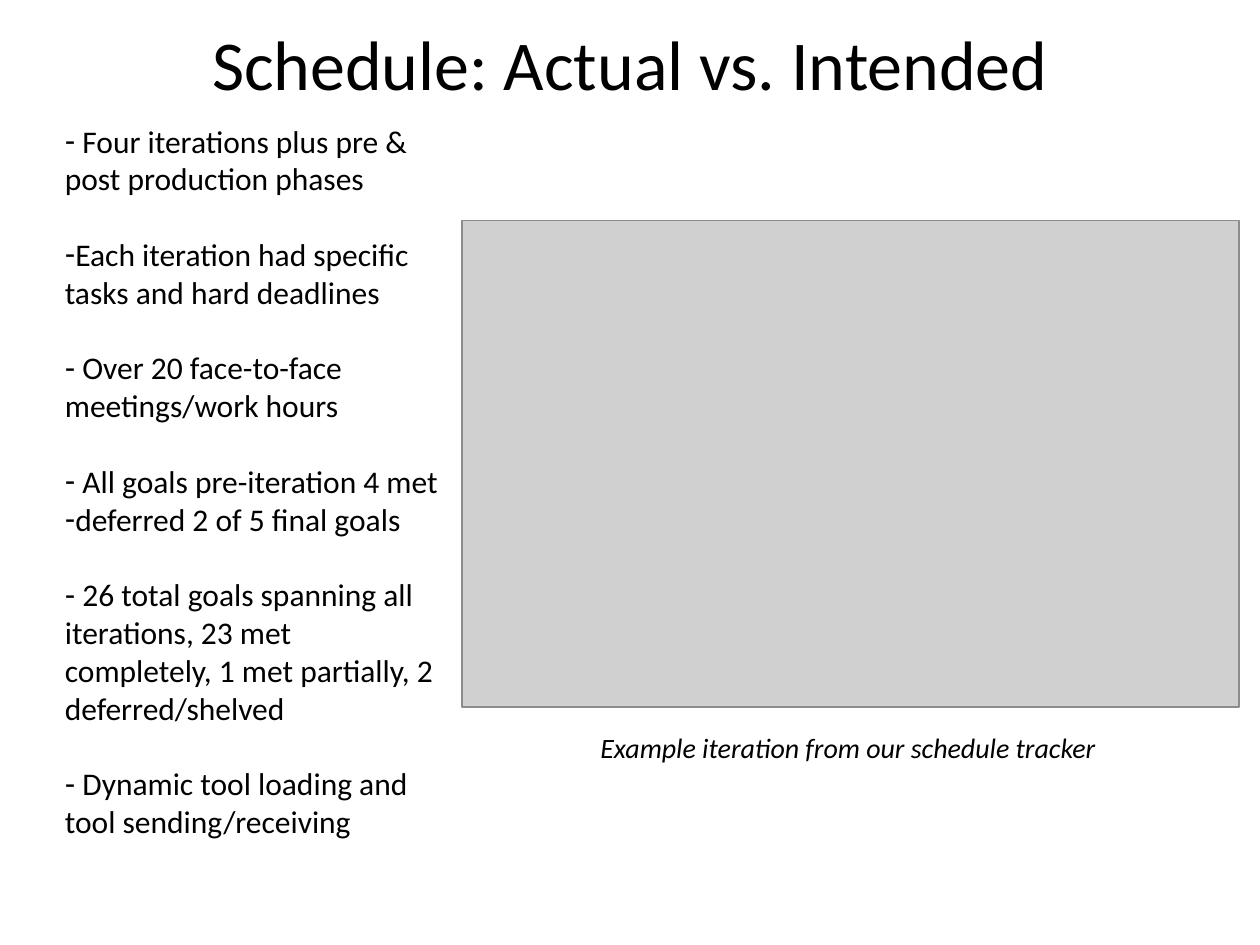
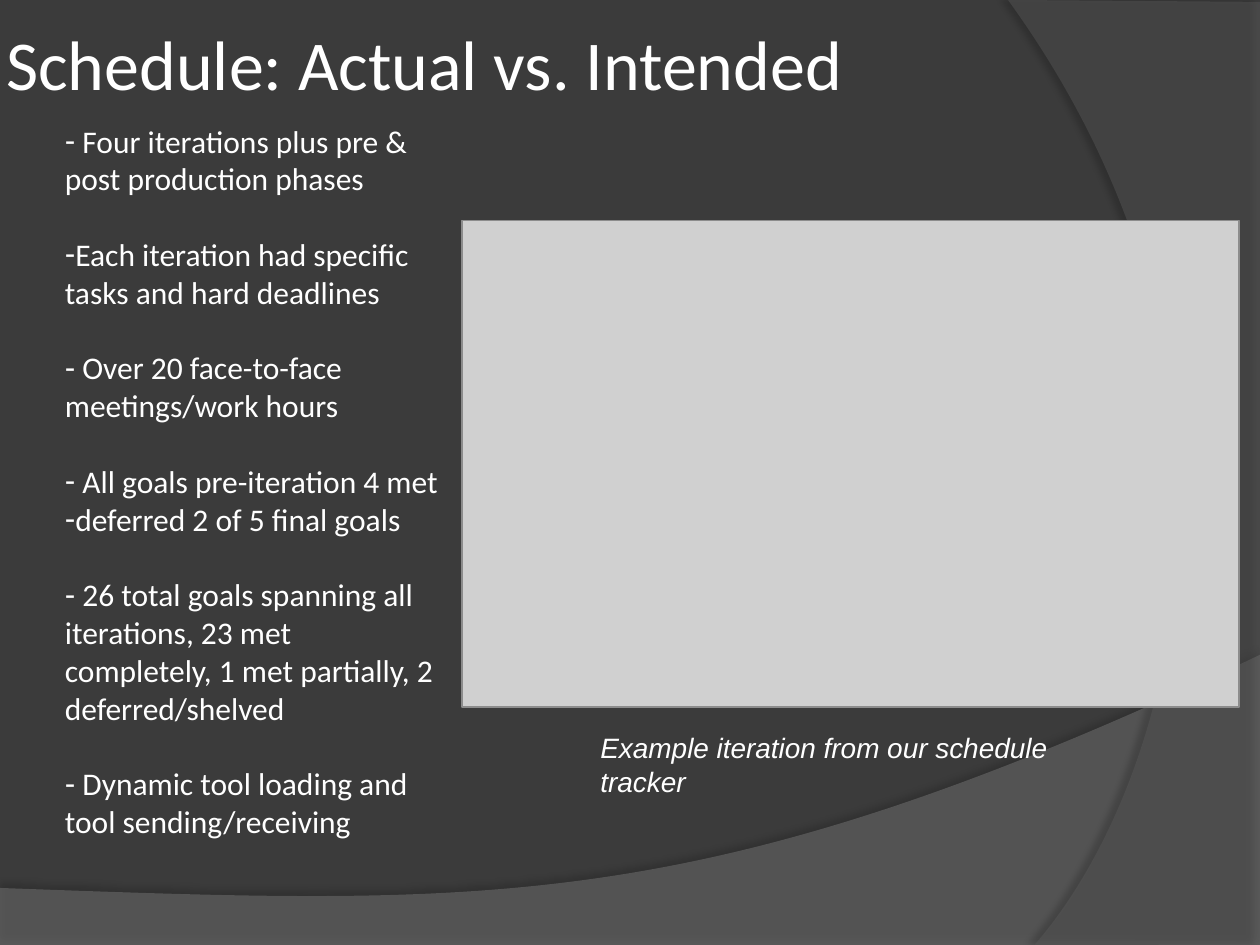
Before and after one commit to satpreetsingh/182mainproject, a slide deck: slide 6 of Documentation/Final Documentation/MultiDraw.pptx. Drawn at 1260x945 pixels with LibreOffice and Linux fonts; fonts in the diff are those of the drawing; grey boxes stand for pictures. Boxes give left, top, right and bottom in pixels: in the first picture for what was removed or moved away, otherwise in the second. Text is boxed around its words. In the diff, an @@ line names an element or a change of style, - is before the commit and + after.

```diff
--- a/Documentation/Final Documentation/MultiDraw.pptx
+++ b/Documentation/Final Documentation/MultiDraw.pptx
@@ background #FFFFFF to #3B3B3B @@
@@ title "Schedule: Actual vs. Intended" at bbox=[6, 41, 842, 91]: text colour #000000 to #FFFFFF; alignment centre to left @@
@@ freeform shape added at bbox=[1008, 0, 1260, 945], fill #5E5E5E at 40% opacity @@
@@ text "Four iterations plus pre & ..." at bbox=[65, 131, 437, 839]: text colour #000000 to #FFFFFF @@
@@ freeform shape added at bbox=[0, 655, 1260, 945], fill #7F7F7F at 45% opacity @@
@@ text "Example iteration from our schedule ..." at bbox=[600, 737, 1047, 793]: font Calibri to Arial, text colour #000000 to #FFFFFF @@
```
Also in this commit, not shown: 7 other slides changed, 2 other files.
